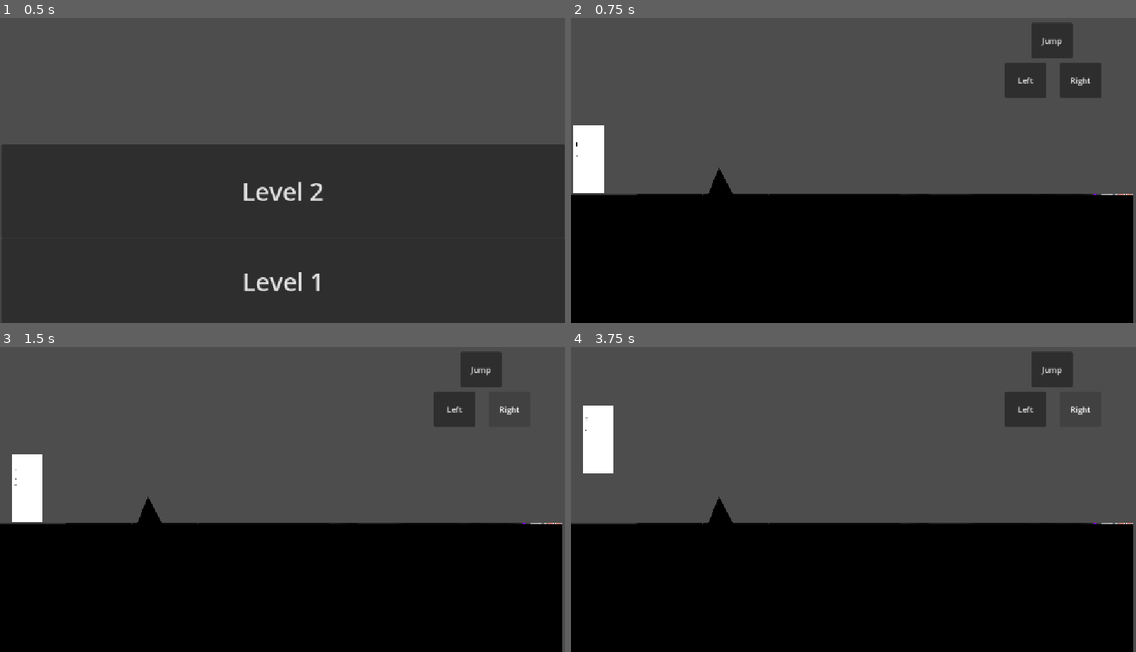
Above: before the commit, frames 1-4 (two rows, left to right).
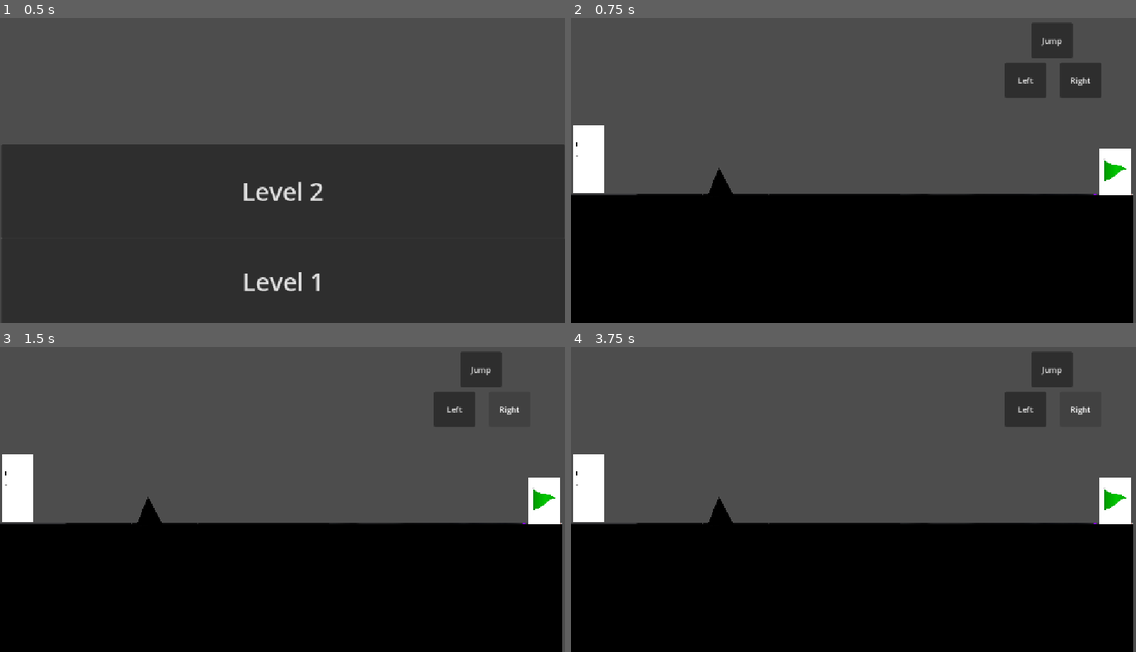
Above: after the commit, the same moments.

Repository: harshilarora250/shadow-swap
Game: Godot game, scene res://welcome-screen.tscn
Same seed, same stepped clock (60 frames per second), same inputs: the game is played once before the commit and once after it.
Inputs:
- Up to frame 1 (0.5 s): no input
- Up to frame 2 (0.75 s): click "Level 1" at 0.5 s
- Up to frame 3 (1.5 s): click "Right" at 1.25 s
- Up to frame 4 (3.75 s): click "Left" at 2 s; click "Jump" at 2.75 s; click "Right" at 3.5 s

Frame 1 is identical in both runs. In frame 2, 0.9% of the frame differs, in the area x 93-100%, y 42-59%; in frame 3, 1.6%; in frame 4, 2.8%, in the area x 0-100%, y 19-59%.
Error after the commit: Parse Error: Expected closing ")" after call arguments. (res://Movement.gd:31)

Commit message:
Idek I'm confused

Diff:
--- a/shadow-swap---game/Level1.tscn
+++ b/shadow-swap---game/Level1.tscn
@@ -5,6 +5,7 @@
 [ext_resource type="Texture2D" uid="uid://dqscssi2nxo1m" path="res://light-floor.png" id="2_mc20k"]
 [ext_resource type="Script" uid="uid://csd5krvw7a5tx" path="res://idk.gd" id="4_dn5ey"]
 [ext_resource type="Texture2D" uid="uid://wey4jmxuht32" path="res://spike-design-nobg.png" id="4_dwyiq"]
+[ext_resource type="Texture2D" uid="uid://msqdifexsev2" path="res://end.png" id="6_lmyl5"]
 
 [node name="Node2D" type="Node2D" unique_id=1661667589]
 script = ExtResource("1_mc20k")
@@ -63,7 +64,21 @@
 
 [node name="CollisionShape2D" type="CollisionShape2D" parent="Sprite2D/Area2D" unique_id=696103712]
 
+[node name="TheEnd" type="StaticBody2D" parent="." unique_id=615157487]
+position = Vector2(-5, 5)
+
+[node name="Sprite2D" type="Sprite2D" parent="TheEnd" unique_id=1537782740]
+position = Vector2(1114.625, 334.625)
+scale = Vector2(0.14597313, 0.21308734)
+texture = ExtResource("6_lmyl5")
+
+[node name="Area2D" type="Area2D" parent="TheEnd" unique_id=1584765522]
+
+[node name="CollisionShape2D" type="CollisionShape2D" parent="TheEnd/Area2D" unique_id=1878236555]
+
 [connection signal="pressed" from="MoveRight" to="." method="_on_move_right_pressed"]
 [connection signal="pressed" from="MoveLeft" to="." method="_on_move_left_pressed"]
 [connection signal="pressed" from="Jump" to="." method="_on_jump_pressed"]
 [connection signal="area_entered" from="Sprite2D/Area2D" to="." method="_on_area_2d_area_entered"]
+[connection signal="area_entered" from="TheEnd/Area2D" to="." method="_on_area_2d_area_entered"]
+[connection signal="child_entered_tree" from="TheEnd/Area2D" to="." method="_on_area_2d_child_entered_tree"]
--- a/shadow-swap---game/Movement.gd
+++ b/shadow-swap---game/Movement.gd
@@ -25,6 +25,8 @@
 	await get_tree().create_timer(1.4).timeout
 	sprite.position.y += 100
 
-func _on_area_2d_area_entered(area: Area2D) -> void:
-	print("Hit!")
-	get_tree().reload_current_scene()
+
+
+func _on_area_2d_child_entered_tree(node: Node) -> void:
+	if _on_area_2d_child_entered_tree(node: Node):
+		get_tree()
--- a/shadow-swap---game/idk.gd
+++ b/shadow-swap---game/idk.gd
@@ -1,4 +1,4 @@
-extends Area2D
+extends Node2D
 
 
 # Called when the node enters the scene tree for the first time.
@@ -12,4 +12,4 @@
 
 
 func _on_area_2d_body_entered(body: Node2D) -> void:
-	pass # Replace with function body.
+	pass #idk how to do kill yet
Binary file added: shadow-swap---game/end.png
Not shown, added: shadow-swap---game/end.png.import
Not shown, changed: README.md
Not shown, added: assets/end.png
Not shown, added: assets/itchio-background.png
